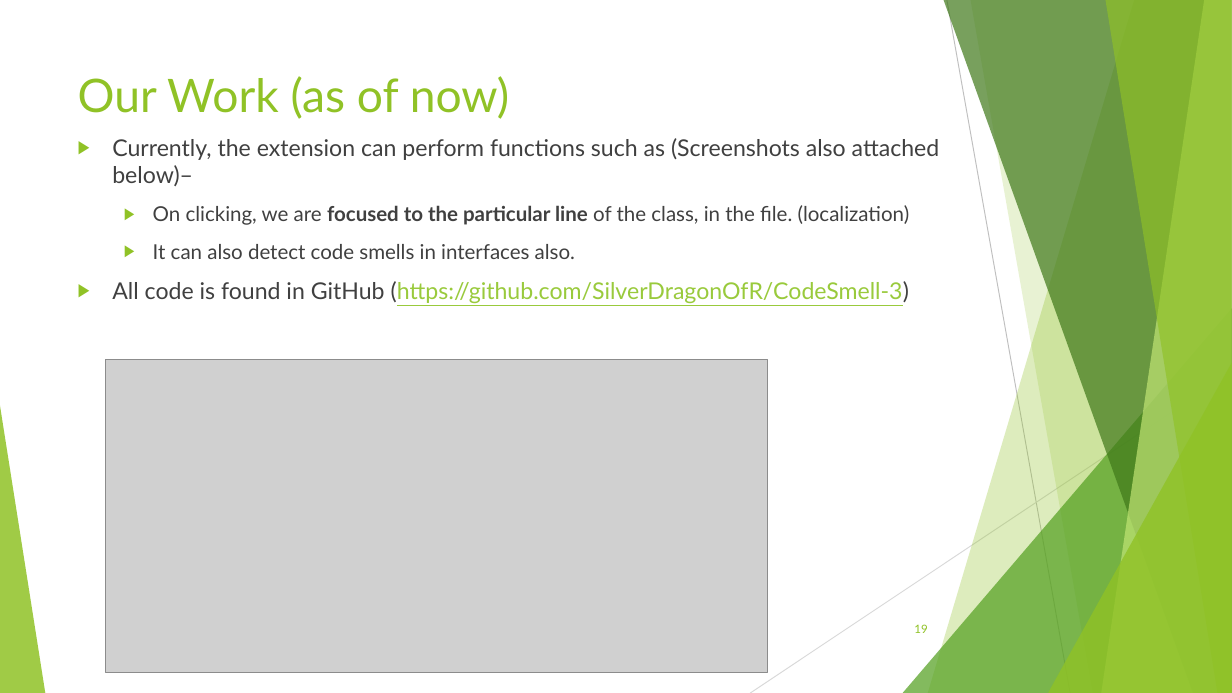
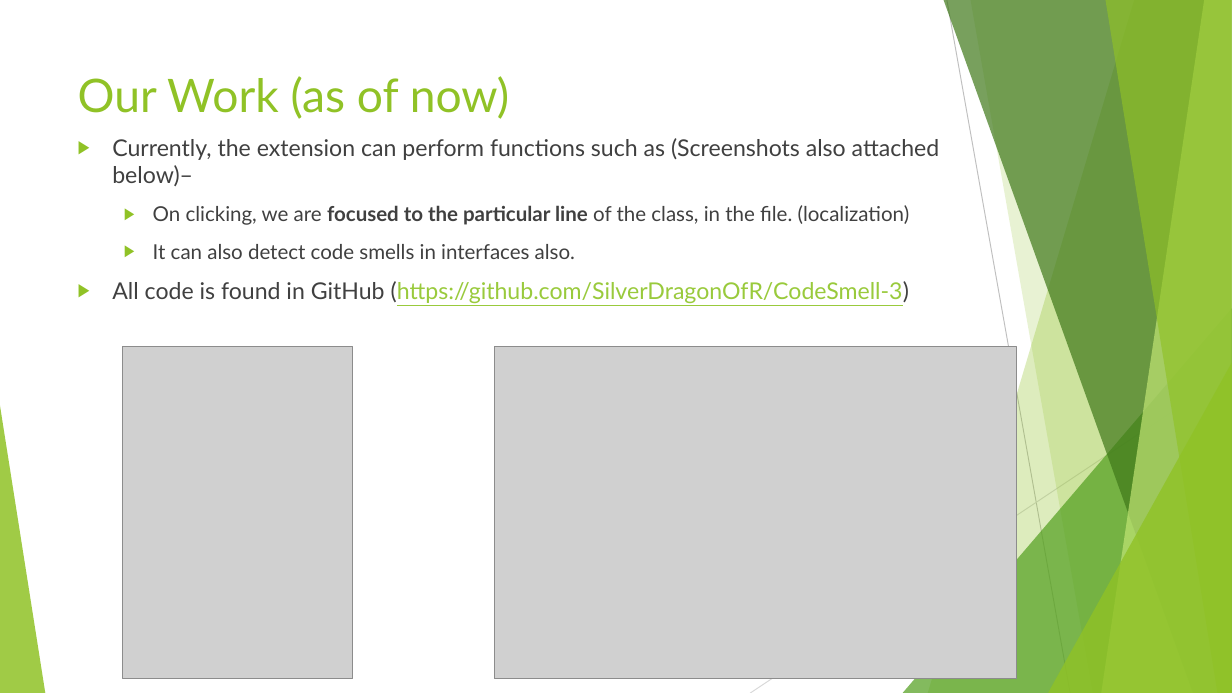
Before and after one commit to SilverDragonOfR/CodeSmell-3, a slide deck: slide 19 of CodeSmell.pptx. Drawn at 1232x693 pixels with LibreOffice and Linux fonts; fonts in the diff are those of the drawing; grey boxes stand for pictures. Boxes give left, top, right and bottom in pixels: in the first picture for what was removed or moved away, otherwise in the second. Text is boxed around its words. In the diff, an @@ line names an element or a change of style, - is before the commit and + after.

Commit message:
Update: Added better images

```diff
--- a/CodeSmell.pptx
+++ b/CodeSmell.pptx
@@ picture added at (x1=123, y1=347, x2=353, y2=679) @@
@@ picture added at (x1=494, y1=347, x2=1017, y2=679) @@
@@ picture removed at (x1=105, y1=360, x2=768, y2=673) @@
@@ page number removed at (x1=914, y1=624, x2=927, y2=633) @@
-19
```
Also in this commit, not shown: 1 other slide changed.
